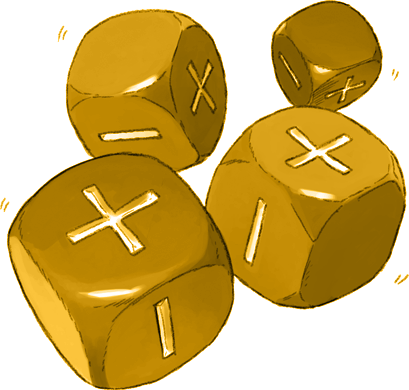
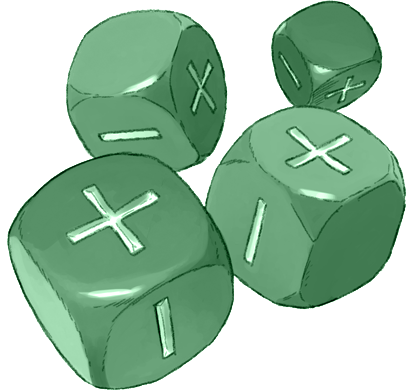
Layers edited between the first and the second 409x390 image:
added group "Group 1" with 8 layers over (x1=0, y1=0, x2=409, y2=390)
hid "green copy 2", moved it into group "Group 1" over (x1=0, y1=0, x2=409, y2=390)
hid "green copy", moved it into group "Group 1" over (x1=0, y1=0, x2=409, y2=390)
added layer "green copy 3" (color) in group "Group 1" over (x1=0, y1=0, x2=409, y2=390)
hid "green", moved it into group "Group 1" over (x1=0, y1=0, x2=409, y2=390)
hid "purple", moved it into group "Group 1" over (x1=0, y1=0, x2=409, y2=390)
hid "cthulhu", moved it into group "Group 1" over (x1=0, y1=0, x2=409, y2=390)
hid "core blue", moved it into group "Group 1" over (x1=0, y1=0, x2=409, y2=390)
renamed "Background" to "Background copy", moved it into group "Group 1" over (x1=0, y1=0, x2=409, y2=390)
